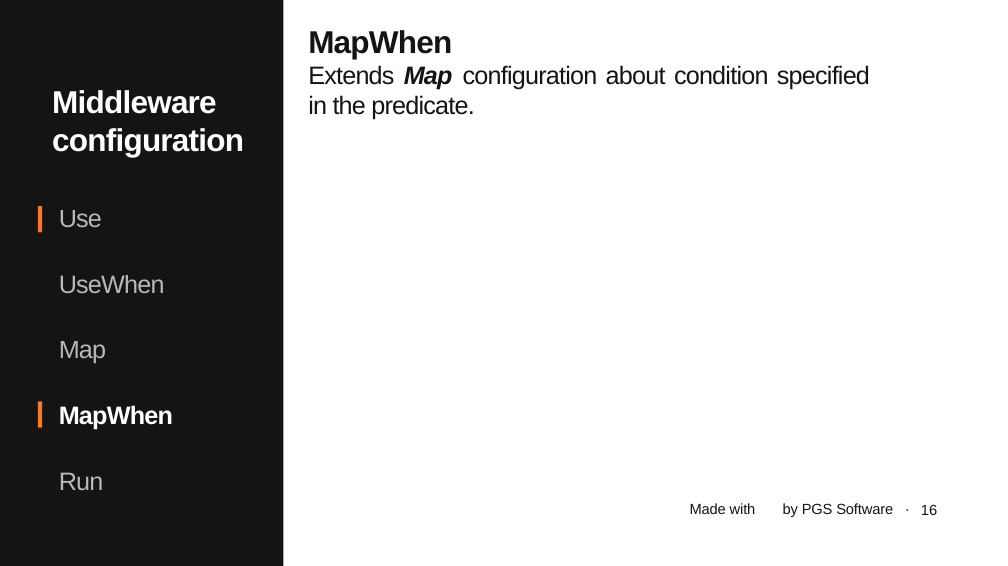
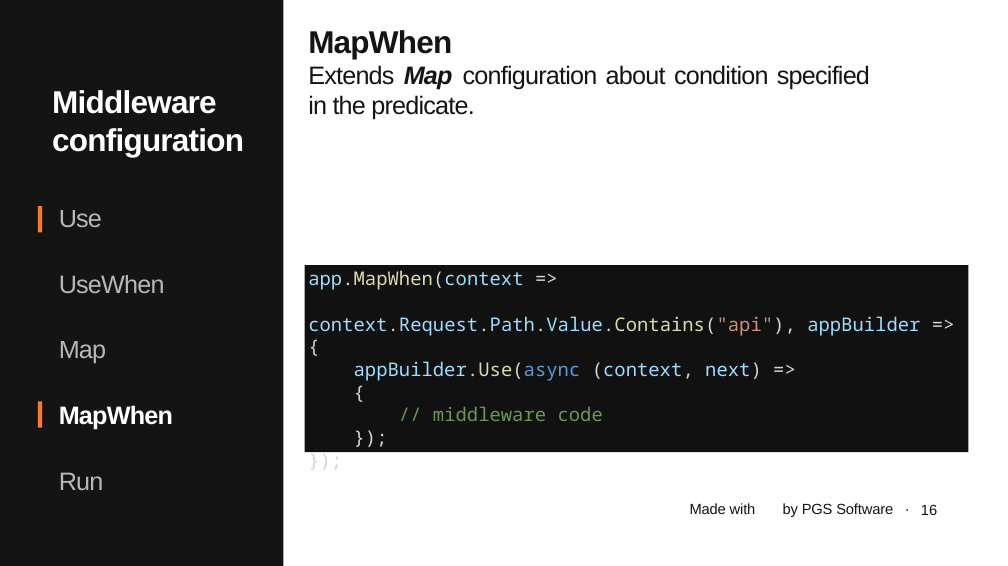
Before and after one commit to januszmarcinik/.NET-getting-started, a slide deck: slide 16 of PGS SharpDev.pptx. Drawn at 1008x566 pixels with LibreOffice and Linux fonts; fonts in the diff are those of the drawing; background and template pictures are left out. Boxes give left, top, right and bottom in pixels: in the first picture for what was removed or moved away, otherwise in the second. Text is boxed around its words. In the diff, an @@ line names an element or a change of style, - is before the commit and + after.

Commit message:
Middleware options - examples

```diff
--- a/PGS SharpDev.pptx
+++ b/PGS SharpDev.pptx
@@ rectangle added at bbox=[305, 265, 969, 452], fill #111111, 36 pt, text #9CDCFE @@
+app.MapWhen(context =>
+context.Request.Path.Value.Contains("api"), appBuilder =>
+{
+appBuilder.Use(async (context, next) =>
+{
+// middleware code
+});
+});
```
Also in this commit, not shown: 4 other slides changed, 1 slide added, 11 other files.
